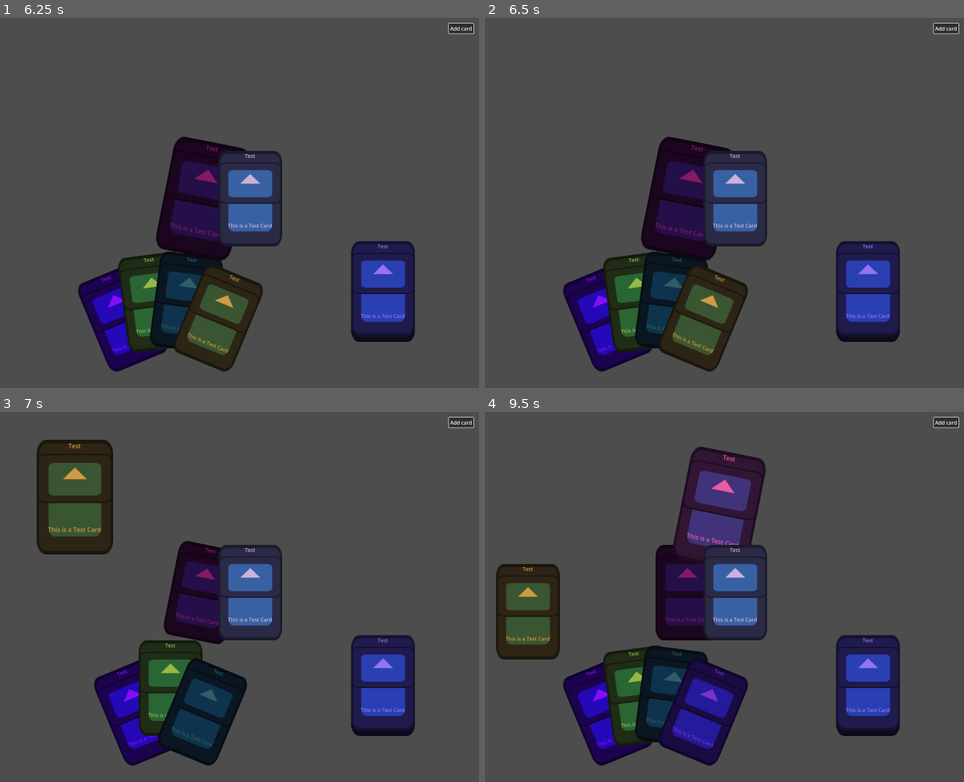
Above: before the commit, frames 1-4 (two rows, left to right).
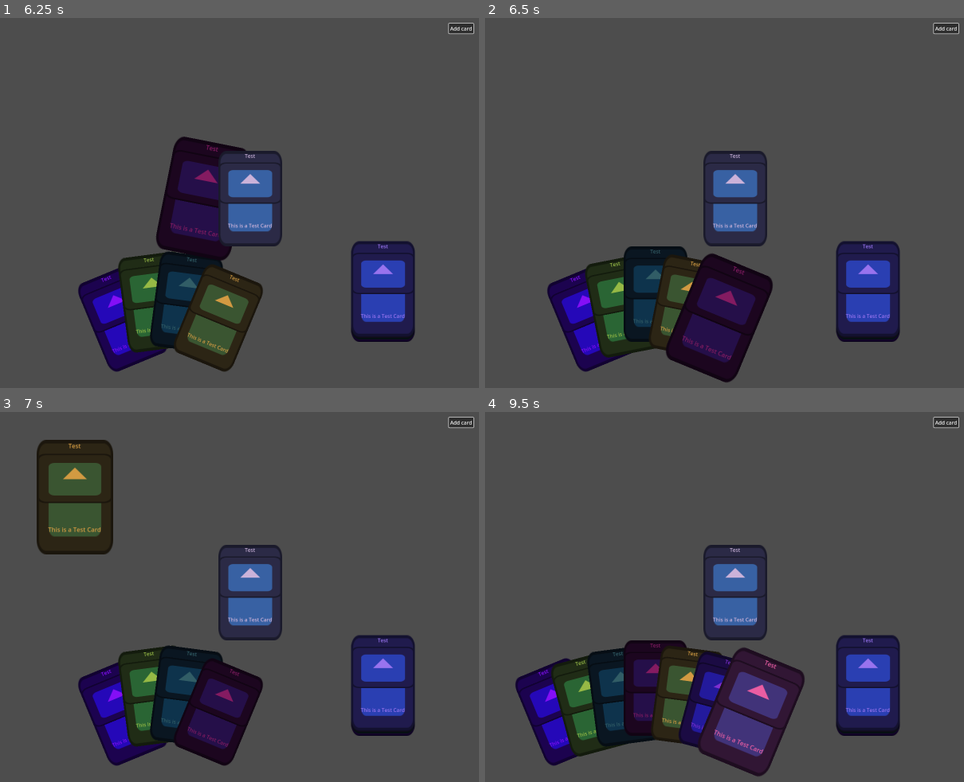
Above: after the commit, the same moments.

Repository: team-fow/hackathon
Game: Godot game, scene res://scenes/game/game.tscn
Two runs of this game, one before a commit and one after it. Both use one fixed random seed, a clock stepped at 60 frames per second and the inputs below. The engine's default icon, where the game draws it, is replaced by a stand-in: a white triangle on a blue panel in a dark square.
Inputs (mouse positions are in pixels of both pictures, inside the frame that each line leads up to):
- Up to frame 1 (6.25 s): click "Add card" at 0.5 s; click "Add card" at 1.25 s; click "Add card" at 2 s; tap Enter at 2.75, 5.75 s; drag from (138, 317) to (234, 114) at 2.77 s; drag from (172, 295) to (138, 273) at 3.52 s; move the mouse to (201, 317) at 4.27 s; press the mouse at (201, 317) at 4.28 s; release the mouse at (201, 317) at 5 s; tap Space at 5 s; drag from (249, 199) to (outside the picture) at 5.02 s; drag from (220, 317) to (201, 199) at 5.77 s
- Up to frame 2 (6.5 s): no input
- Up to frame 3 (7 s): drag from (220, 711) to (76, 497) at 6.52 s
- Up to frame 4 (9.5 s): move the mouse to (686, 593) at 7.27 s; press the mouse at (686, 593) at 7.28 s; release the mouse at (686, 593) at 8 s; tap Space at 8 s; drag from (561, 497) to (528, 611) at 8.02 s; tap Enter at 8.75 s; drag from (705, 711) to (719, 508) at 8.77 s

Frame 1 is identical in both runs. In frame 2, 14% of the frame differs, in the area x 12-61%, y 32-99%; in frame 3, 10%; in frame 4, 25%, in the area x 2-67%, y 9-99%.

Commit message:
fixed bug with playing cards

Diff:
--- a/scenes/card_list/card_list.gd
+++ b/scenes/card_list/card_list.gd
@@ -10,11 +10,10 @@
 
 ## Adds a card at index [member idx].
 func add_card(card: Card, idx: int = -1) -> void:
+	_add_card_to_list(card, idx)
 	if idx == -1:
-		_add_card_to_list(card, cards.size())
 		add_child(card)
 	else:
-		_add_card_to_list(card, idx)
 		cards[idx - 1].add_sibling(card)
 
 
@@ -26,7 +25,10 @@
 
 # Adds a card to cards at index idx. Does not add it as a child.
 func _add_card_to_list(card: Card, idx: int) -> void:
-	cards.insert(idx, card)
+	if idx == -1:
+		cards.append(card)
+	else:
+		cards.insert(idx, card)
 	_order_cards()
 
 
